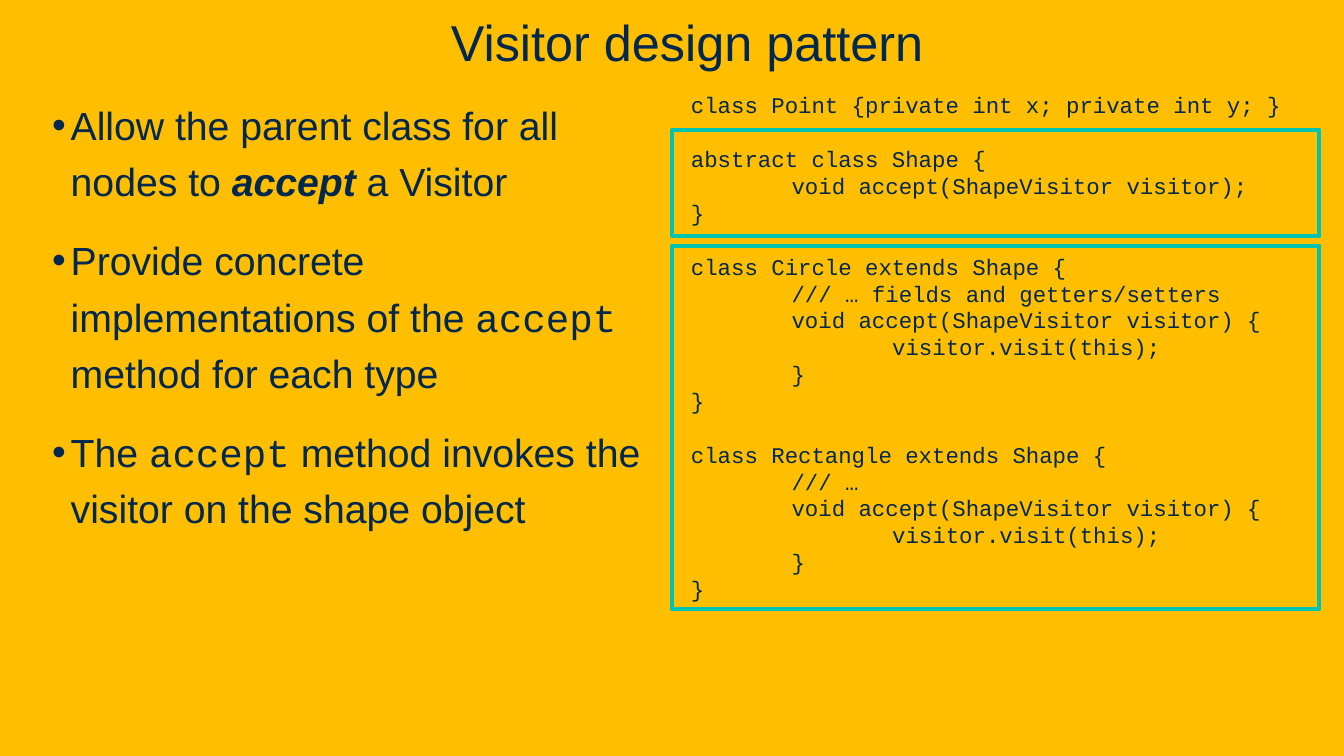
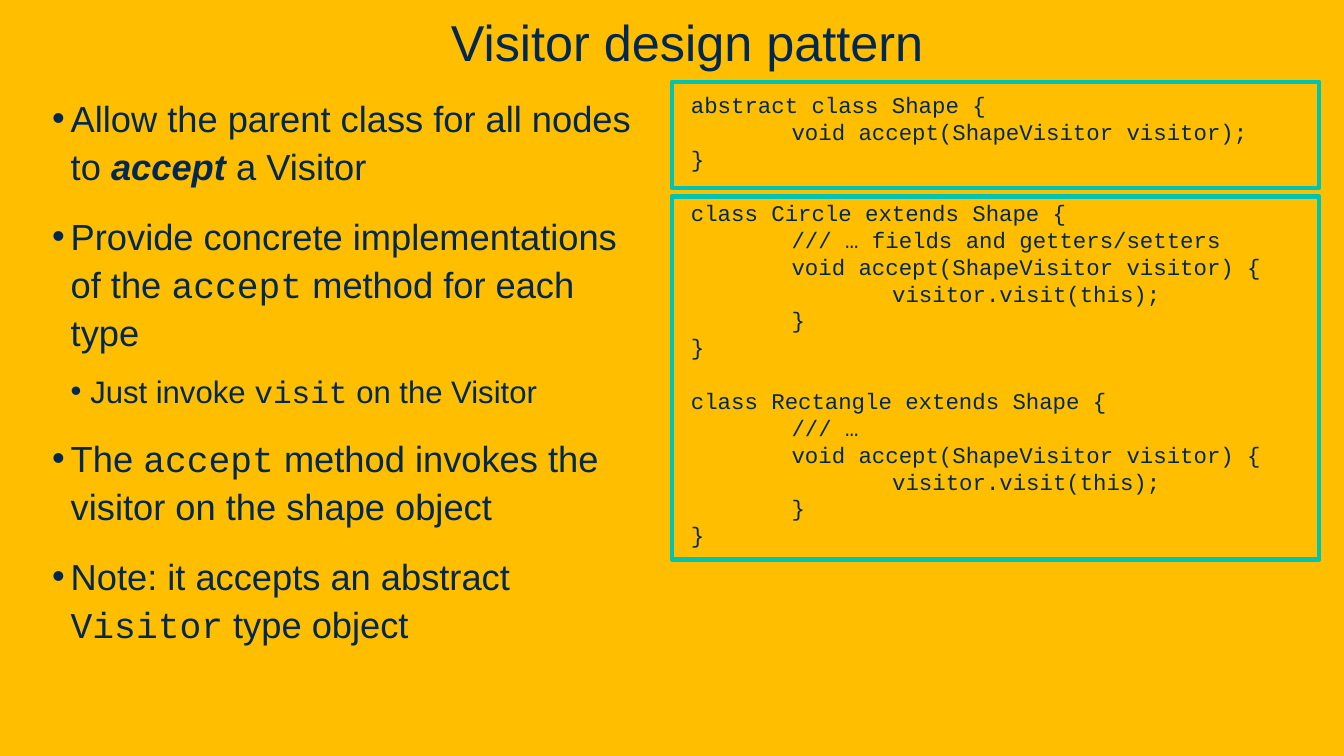
Before and after one commit to davsec-teaching/ecs160-f25, a slide deck: slide 135 of slides/8_design_patterns.pptx (slide 128 before the commit). Drawn at 1344x756 pixels with LibreOffice and Linux fonts; fonts in the diff are those of the drawing; background and template pictures are left out. Boxes give left, top, right and bottom in pixels: in the first picture for what was removed or moved away, otherwise in the second. Text is boxed around its words. In the diff, an @@ line names an element or a change of style, - is before the commit and + after.

Commit message:
updated design patterns slide

```diff
--- a/slides/8_design_patterns.pptx
+++ b/slides/8_design_patterns.pptx
@@ rectangle: place and size @@
-rectangle at (673,130,1320,236)
+rectangle at (673,82,1320,188)
@@ text at (71,105,631,527): size 28 to 25.9 pt in "Allow the parent class for all nodes ...", "Provide concrete implementations of the accept method ...", "The accept method invokes the visitor on ..."; line spacing 1.2 to 1.1 @@
@@ text at (691,97,1254,118): paragraph removed @@
-class Point {private int x; private int y; }
@@ rectangle: place and size @@
-rectangle at (673,246,1320,609)
+rectangle at (673,197,1320,560)
@@ text at (90,380,537,404): paragraph added @@
+  • Just invoke visit on the Visitor
@@ text at (71,563,510,645): paragraph added @@
+• Note: it accepts an abstract Visitor type object
```
Also in this commit, not shown: 8 other slides changed, 10 slides added.
